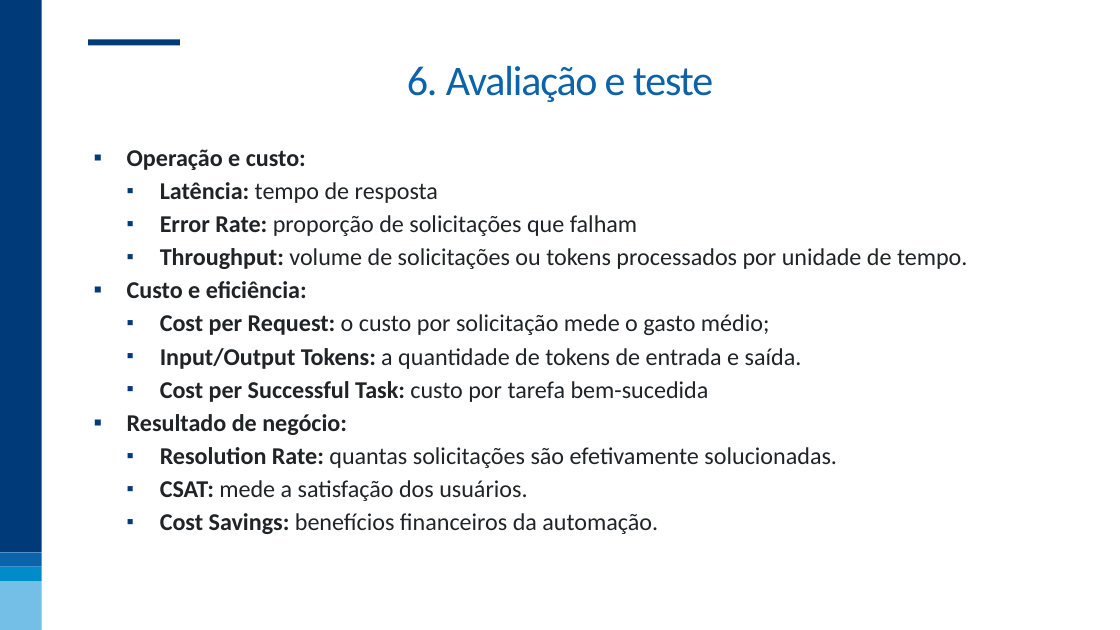
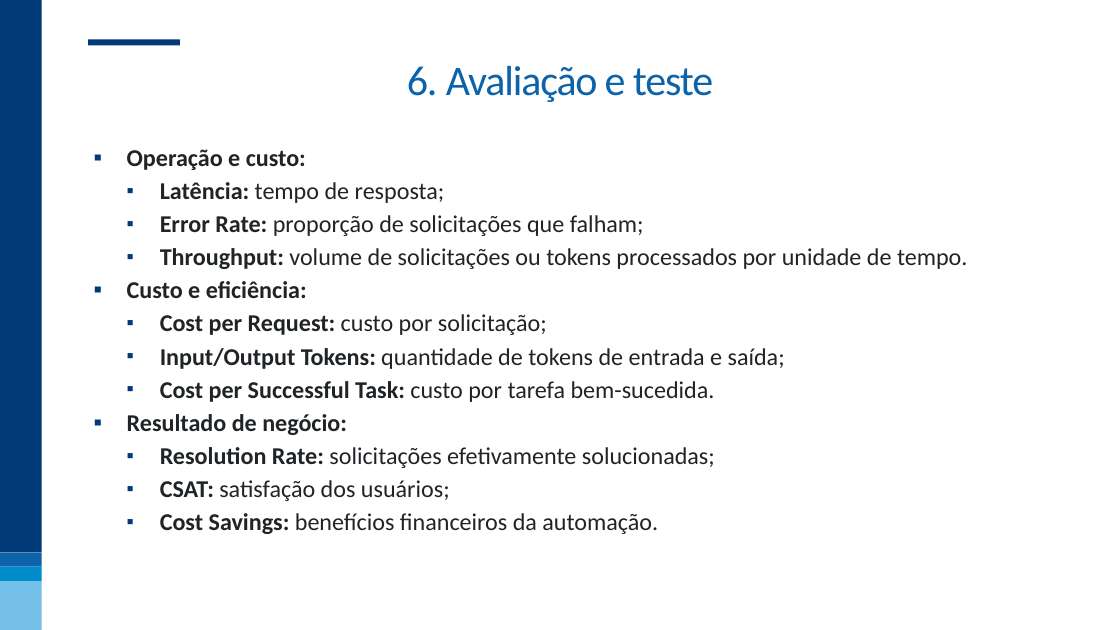
Before and after one commit to nogueira-cavalcante/fgv, a slide deck: slide 43 of MLOps e Versionamento/apresentações/02 - LLMOps e Versionamento.pptx. Drawn at 1120x630 pixels with LibreOffice and Linux fonts; fonts in the diff are those of the drawing; background and template pictures are left out. Boxes give left, top, right and bottom in pixels: in the first picture for what was removed or moved away, otherwise in the second. Text is boxed around its words. In the diff, an @@ line names an element or a change of style, - is before the commit and + after.

```diff
--- a/MLOps e Versionamento/apresentações/02 - LLMOps e Versionamento.pptx
+++ b/MLOps e Versionamento/apresentações/02 - LLMOps e Versionamento.pptx
@@ text at box(160, 182, 644, 236): text changed @@
-  ▪ Latência: tempo de resposta
-  ▪ Error Rate: proporção de solicitações que falham
+  ▪ Latência: tempo de resposta;
+  ▪ Error Rate: proporção de solicitações que falham;
@@ text at box(160, 314, 785, 402): text changed @@
-  ▪ Cost per Request: o custo por solicitação mede o gasto médio;
-  ▪ Input/Output Tokens: a quantidade de tokens de entrada e saída.
-  ▪ Cost per Successful Task: custo por tarefa bem-sucedida
+  ▪ Cost per Request: custo por solicitação;
+  ▪ Input/Output Tokens: quantidade de tokens de entrada e saída;
+  ▪ Cost per Successful Task: custo por tarefa bem-sucedida.
@@ text at box(160, 447, 715, 501): text changed @@
-  ▪ Resolution Rate: quantas solicitações são efetivamente solucionadas.
-  ▪ CSAT: mede a satisfação dos usuários.
+  ▪ Resolution Rate: solicitações efetivamente solucionadas;
+  ▪ CSAT: satisfação dos usuários;
```
Also in this commit, not shown: 24 other slides changed.
